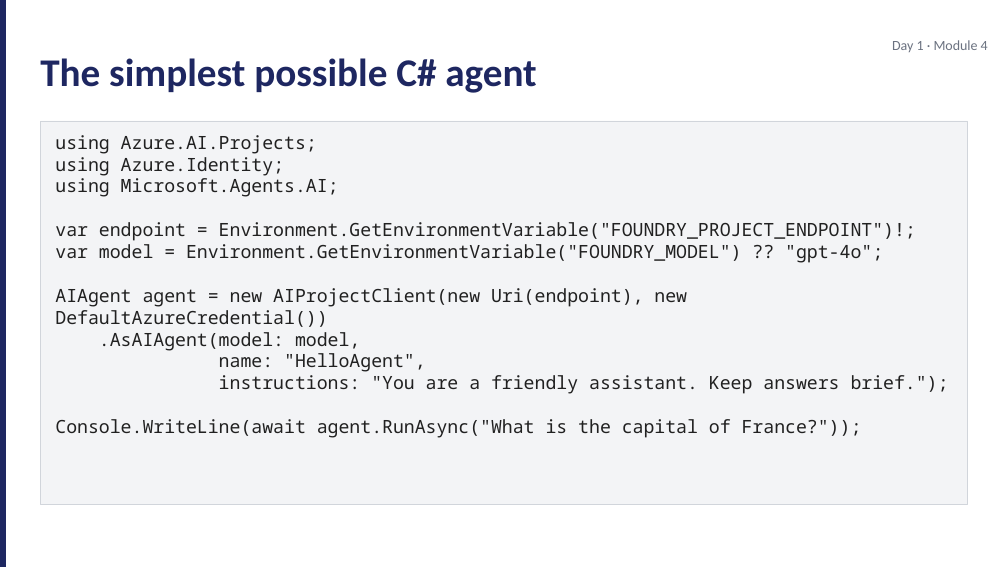
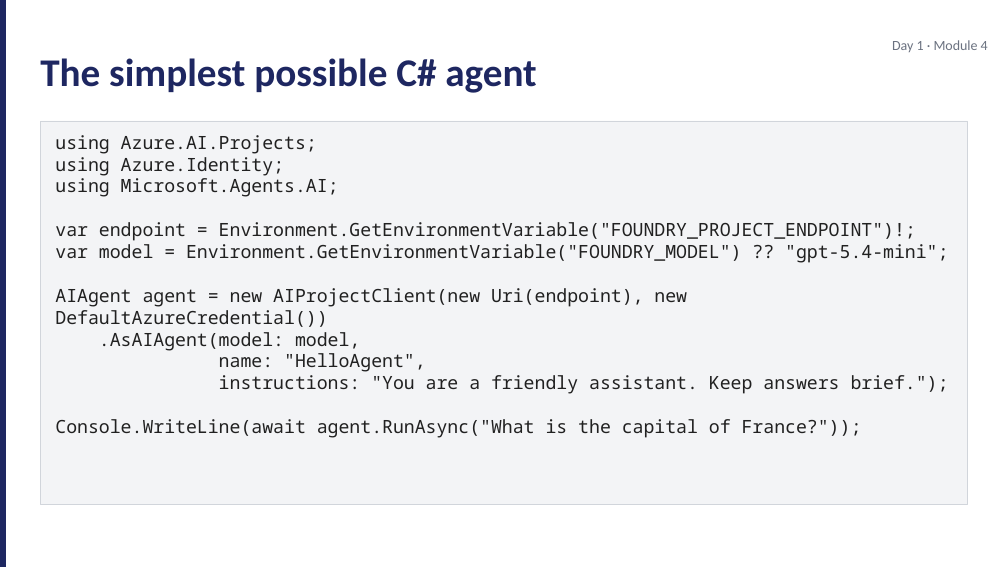
Before and after one commit to JimPiquant/Building-AI-Apps-and-Agents, a slide deck: slide 5 of decks/day1/module-4-maf-101.pptx. Drawn at 1008x567 pixels with LibreOffice and Linux fonts; fonts in the diff are those of the drawing. Boxes give left, top, right and bottom in pixels: in the first picture for what was removed or moved away, otherwise in the second. Text is boxed around its words. In the diff, an @@ line names an element or a change of style, - is before the commit and + after.

```diff
--- a/decks/day1/module-4-maf-101.pptx
+++ b/decks/day1/module-4-maf-101.pptx
@@ text at [55,244,948,263]: text changed @@
-var model = Environment.GetEnvironmentVariable("FOUNDRY_MODEL") ?? "gpt-4o";
+var model = Environment.GetEnvironmentVariable("FOUNDRY_MODEL") ?? "gpt-5.4-mini";
```
Also in this commit, not shown: 10 other files.
